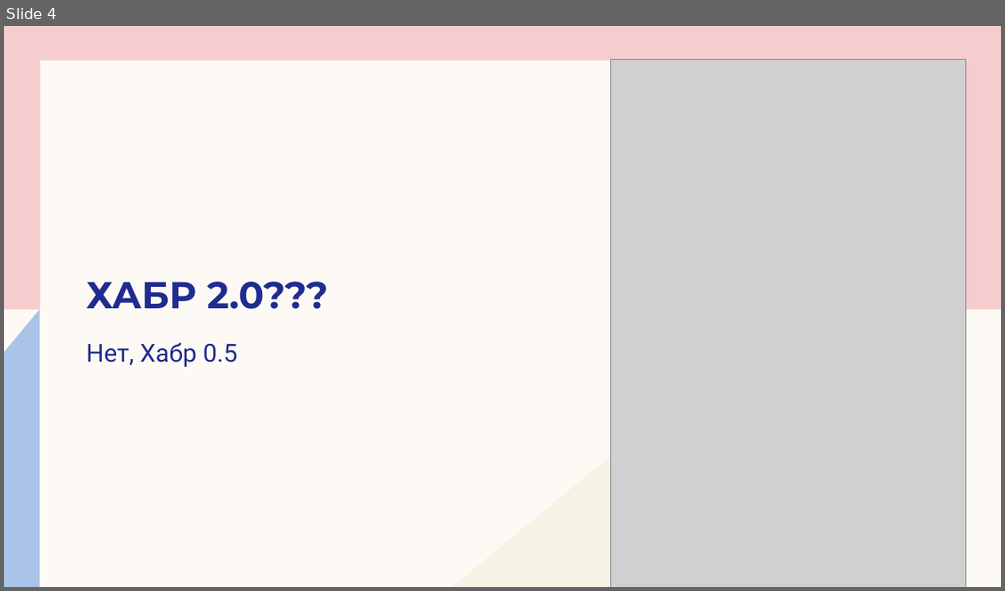
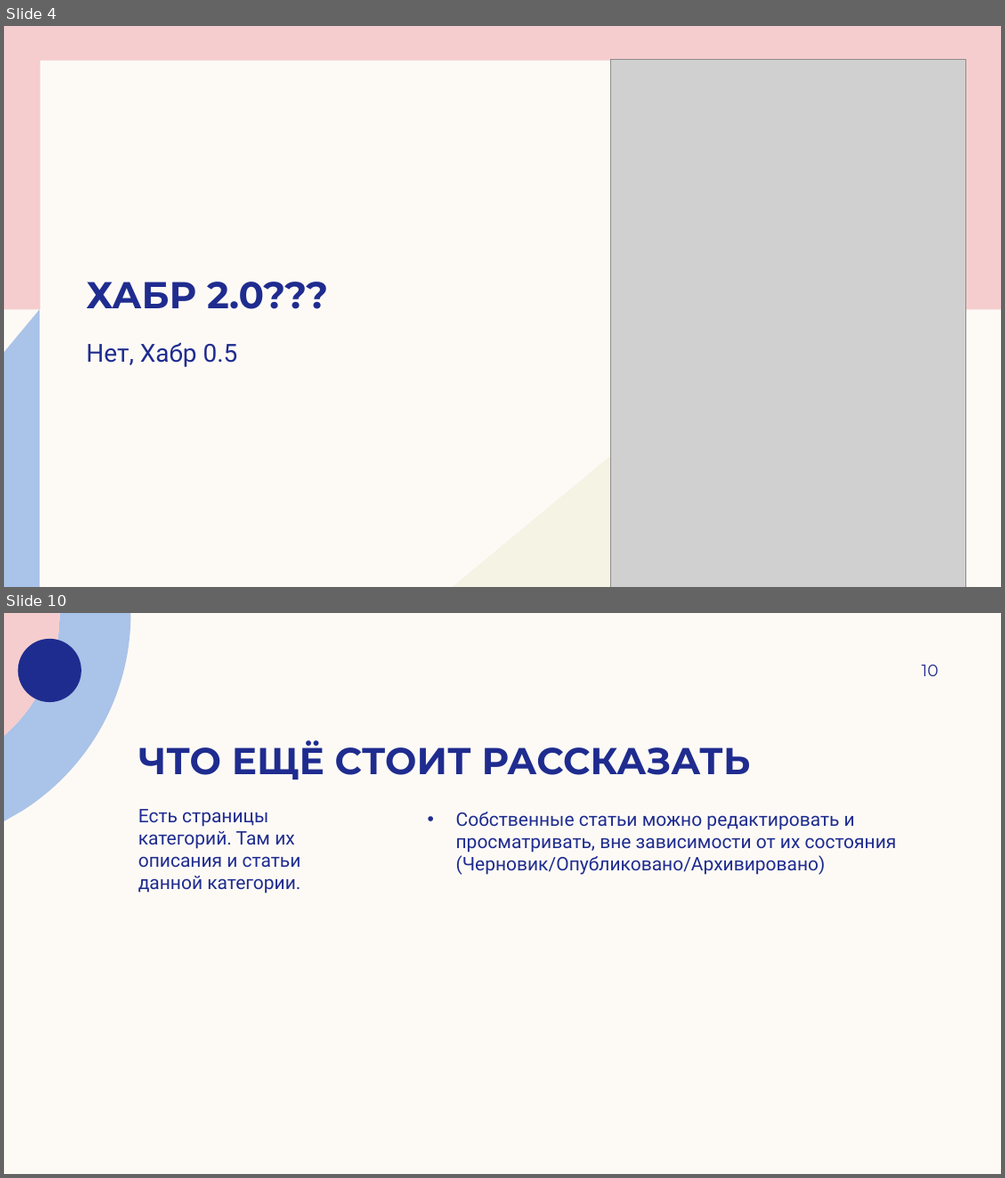
Before and after one commit to emerikko/news, a slide deck: Лицейский.pptx. Shown one above the other, each under a label of ours: slide 4 before the commit, slides 4 and 10 after it; the slides between them are not shown. The pictures are 1005x591 and 1005x1178 pixels, drawn with LibreOffice and Linux fonts; fonts in the diff are those of the drawing; grey boxes stand for pictures. Boxes give left, top, right and bottom in pixels: in the first picture for what was removed or moved away, otherwise in the second. Text is boxed around its words. In the diff, an @@ line names an element or a change of style, - is before the commit and + after.

```diff
--- a/Лицейский.pptx
+++ b/Лицейский.pptx
@@ slide 10 added at bbox=[4, 613, 1001, 1174], background #FDFAF6 @@
@@ freeform shape added at bbox=[4, 613, 131, 821], fill #AAC3E8 @@
@@ freeform shape added at bbox=[4, 613, 60, 736], fill #F5CDCE @@
@@ freeform shape added at bbox=[18, 639, 81, 702], fill #1F2C8F @@
@@ page number added at bbox=[922, 665, 938, 676], 16 pt, text #1F2C8F @@
+10
@@ title added at bbox=[138, 740, 751, 779], 36 pt, text #1F2C8F, bold @@
+ЧТО ЕЩЁ СТОИТ РАССКАЗАТЬ
@@ text added at bbox=[138, 809, 301, 893], 18 pt, text #1F2C8F @@
+Есть страницы категорий. Там их описания и статьи данной категории.
@@ text added at bbox=[456, 811, 897, 875], 18 pt, text #1F2C8F @@
+• Собственные статьи можно редактировать и просматривать, вне зависимости от их состояния (Черновик/Опубликовано/Архивировано)
```
Also in this commit, not shown: 8 slides changed, 2 other slides added, 3 slides removed, 1 other file.
